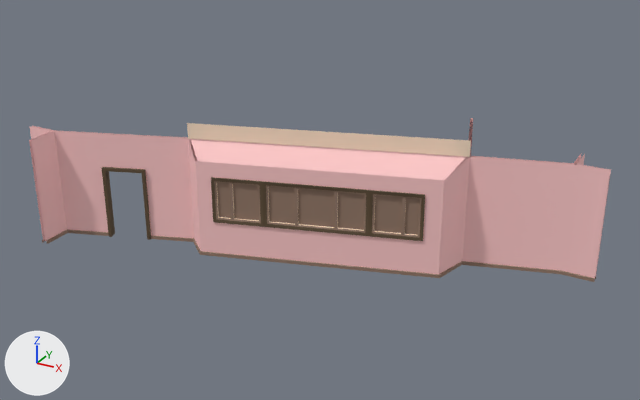
Renders of the FBX model Content/Game_Art/FBX/Archi/SM_Veranda.fbx from each side of a commit.
One viewpoint serves both versions: a camera (50 mm lens) standing at (4.0, -24.08, 12.68) and looking at (-8.26, -1.8, 1.54). Every picture has the same lights, and +X, +Y and +Z are marked at lower left. Vertices at the same position are counted once.

Objects in the first picture: 'SM_Veranda'.
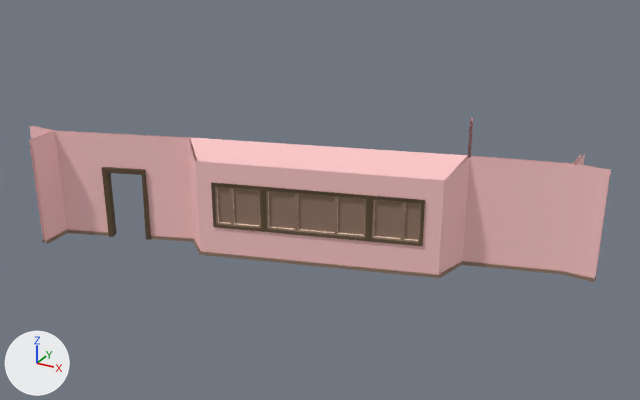
What differs and where, as boxes (x1, y1, x2, y2) in the pictures (640 x 400 px; the box of a moved part takes in the faces that stretch with it):
part 1 of me_mesh, moved or reshaped
    before: (187, 123, 471, 241)
    after: (196, 161, 444, 246)
part 2 of me_mesh, moved or reshaped
    both: (467, 118, 473, 159)

What changed in the scene script:
```text
Change me_mesh:
    used by ob_sm_veranda; location = (0.0, 0.0, 0.0)
    verts and faces of me_mesh; kept vertices keep their numbers, new ones are numbered from 507
    before: 46 (-5.0, 2.5, 1.0), 53 (-4.9, 2.5, 1.0), 55 (-5.0, 2.5, 1.0)
    remove me_mesh.from_pydata(...)  # 507 vertices, 451 faces; spans x -17.0..0.0, y -6.0..2.6, z 0.0..4.0
    add me_mesh.from_pydata(...)  # 505 vertices, 450 faces; spans x -17.0..0.0, y -6.0..2.6, z 0.0..3.5
    me_mesh part 1
    25 vertices are removed from x -11.9..-3.8, y -3.9..-0.9, z 1.8..4.0
    108 faces are deleted
    177 vertices in x -10.8..-4.6, y -4.1..-2.0, z 1.2..2.5 move by (0.0, 0.0, -0.2)
    28 vertices in x -10.8..-4.6, y -4.1..-2.0, z 2.5..2.6 move by (0.0, 0.0, -0.1)
    20 vertices move from x -10.2..-5.2, y -3.9..-2.2, z 1.3..2.5 to x -10.2..-5.2, y -3.9..-2.2, z 1.6..2.5
    23 vertices are added at x -10.2..-5.2, y -3.9..-2.2, z 1.1..2.4
    14 new faces join them, mat_mur (its picture is missing)
    35 new faces join them, mat_bois_2 (brown #5d4b35)
    48 new faces join them, mat_bois_1 (its picture is missing)
    10 new faces join them, mat_sol (beige #fce3c9)
    me_mesh part 2
    add for i in [46, 53, 55]: verts[i] += (0.0, 0.0, -0.1)
```
